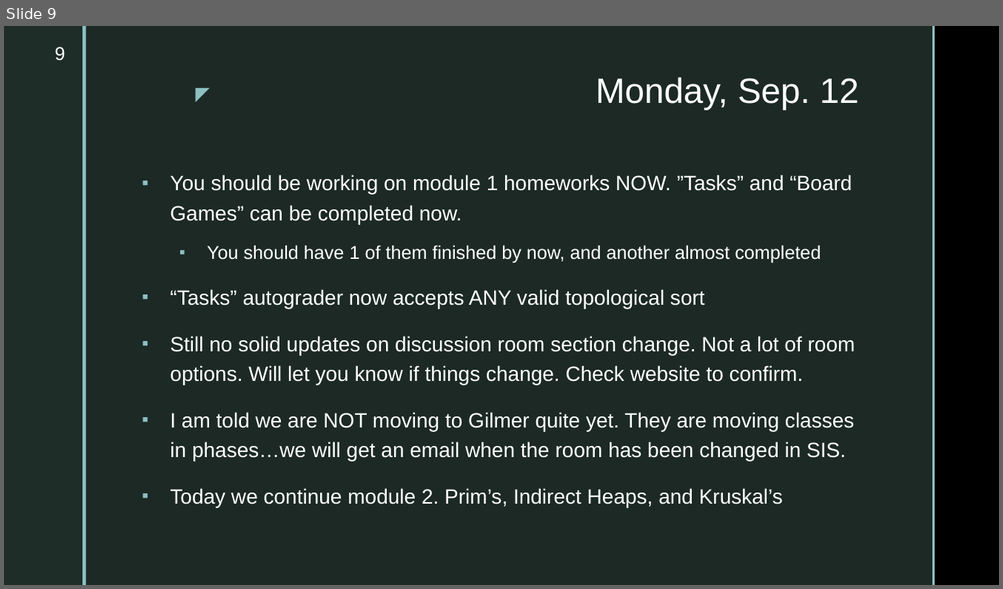
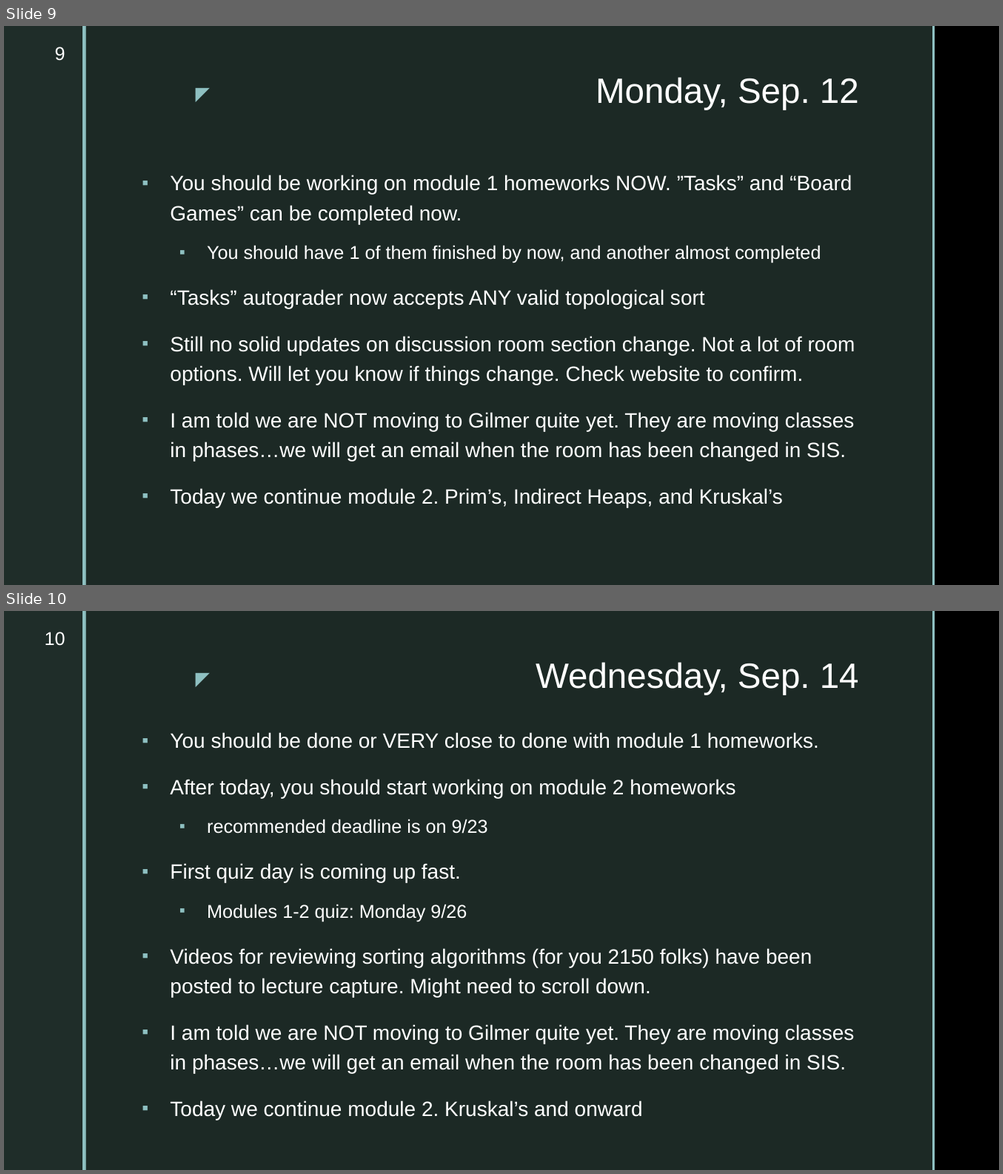
Before and after one commit to markfloryan/dsa2, a slide deck: slides/dailyannouncements.pptx. Shown one above the other, each under a label of ours: slide 9 before the commit, slides 9 and 10 after it. The pictures are 1003x589 and 1003x1174 pixels, drawn with LibreOffice and Linux fonts; fonts in the diff are those of the drawing; background and template pictures are left out. Boxes give left, top, right and bottom in pixels: in the first picture for what was removed or moved away, otherwise in the second. Text is boxed around its words. In the diff, an @@ line names an element or a change of style, - is before the commit and + after.

Commit message:
small slide updates

```diff
--- a/slides/dailyannouncements.pptx
+++ b/slides/dailyannouncements.pptx
@@ slide 10 added at (x1=4, y1=611, x2=999, y2=1170), background picture (left out); not listed: 5 template elements that a slide beside it also shows @@
@@ page number added at (x1=45, y1=632, x2=65, y2=646), 18 pt, text #FFFFFF @@
+10
@@ title added at (x1=535, y1=662, x2=859, y2=695), 34 pt, text #FFFFFF @@
+Wednesday, Sep. 14
@@ text added at (x1=170, y1=732, x2=854, y2=1120), 20 pt, text #FFFFFF @@
+▪ You should be done or VERY close to done with module 1 homeworks.
+▪ After today, you should start working on module 2 homeworks
+  ▪ recommended deadline is on 9/23
+▪ First quiz day is coming up fast.
+  ▪ Modules 1-2 quiz: Monday 9/26
+▪ Videos for reviewing sorting algorithms (for you 2150 folks) have been posted to lecture capture. Might need to scroll down.
+▪ I am told we are NOT moving to Gilmer quite yet. They are moving classes in phases…we will get an email when the room has been changed in SIS.
+▪ Today we continue module 2. Kruskal’s and onward
```
